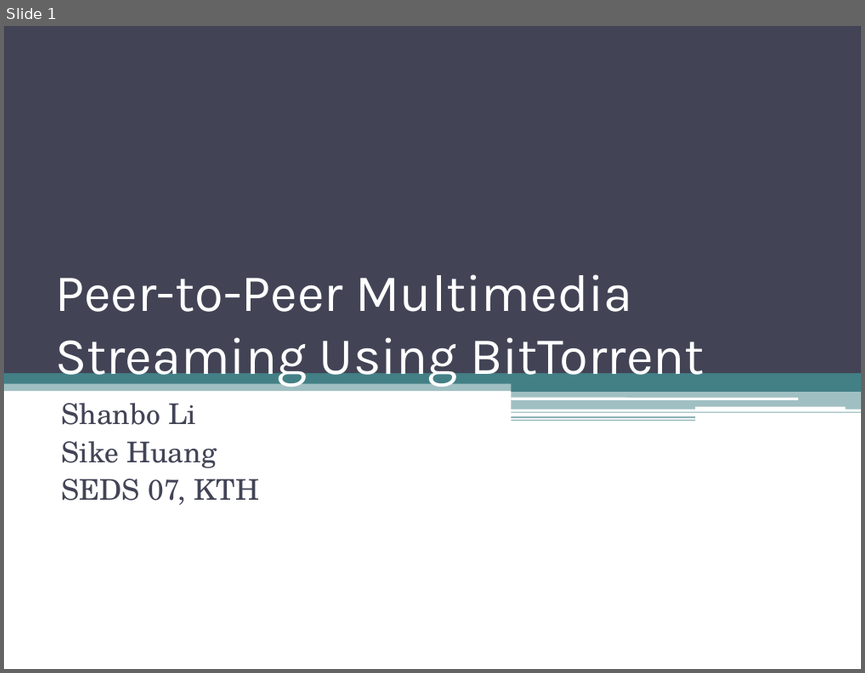
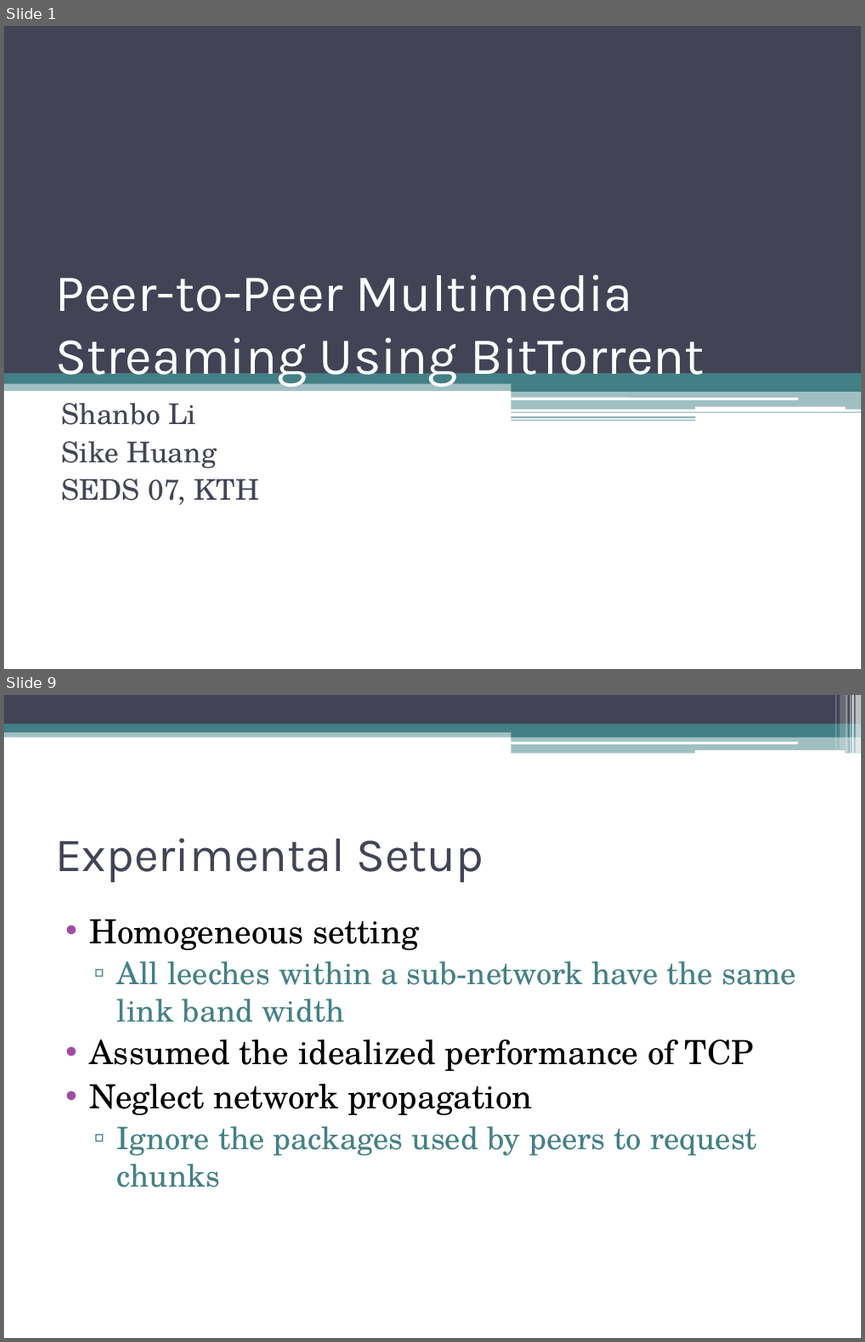
Before and after one commit to sikeh/shanbolishomework, a slide deck: Distributed Computing, Peer-to-Peer and GRIDS/final presentation/ppt/Peer-to-Peer Multimedia Streaming Using BitTorrent.pptx. Shown one above the other, each under a label of ours: slide 1 before the commit, slides 1 and 9 after it; the slides between them are not shown. The pictures are 865x673 and 865x1342 pixels, drawn with LibreOffice and Linux fonts; fonts in the diff are those of the drawing. Boxes give left, top, right and bottom in pixels: in the first picture for what was removed or moved away, otherwise in the second. Text is boxed around its words. In the diff, an @@ line names an element or a change of style, - is before the commit and + after.

```diff
--- a/Distributed Computing, Peer-to-Peer and GRIDS/final presentation/ppt/Peer-to-Peer Multimedia Streaming Using BitTorrent.pptx
+++ b/Distributed Computing, Peer-to-Peer and GRIDS/final presentation/ppt/Peer-to-Peer Multimedia Streaming Using BitTorrent.pptx
@@ slide 9 added at (x1=4, y1=695, x2=861, y2=1338), background #FFFFFF @@
@@ rectangle added at (x1=4, y1=695, x2=861, y2=724), fill #424456 @@
@@ rectangle added at (x1=835, y1=695, x2=836, y2=750), fill #FFFFFF at 30% opacity @@
@@ rectangle added at (x1=840, y1=695, x2=845, y2=750), fill #FFFFFF at 20% opacity @@
@@ rectangle added at (x1=846, y1=695, x2=848, y2=754), fill #FFFFFF at 40% opacity @@
@@ rectangle added at (x1=850, y1=695, x2=851, y2=754), fill #FFFFFF at 60% opacity @@
@@ rectangle added at (x1=851, y1=695, x2=854, y2=754), fill #FFFFFF at 65% opacity @@
@@ rectangle added at (x1=856, y1=695, x2=861, y2=754), fill #FFFFFF at 65% opacity @@
@@ rectangle added at (x1=4, y1=729, x2=861, y2=737), fill #438086 at 50% opacity @@
@@ rectangle added at (x1=4, y1=724, x2=861, y2=732), fill #438086 @@
@@ rounded rectangle added at (x1=511, y1=741, x2=797, y2=743), fill #FFFFFF @@
@@ rectangle added at (x1=511, y1=728, x2=861, y2=737), fill #438086 @@
@@ rectangle added at (x1=511, y1=736, x2=861, y2=754), fill #438086 at 50% opacity @@
@@ rounded rectangle added at (x1=694, y1=750, x2=845, y2=754), fill #FFFFFF @@
@@ title added at (x1=55, y1=838, x2=483, y2=882), 40 pt, text #424456 @@
+Experimental Setup
@@ text added at (x1=90, y1=919, x2=796, y2=1187), 26 pt, text #438086 @@
+• Homogeneous setting
+  ▫ All leeches within a sub-network have the same link band width
+• Assumed the idealized performance of TCP
+• Neglect network propagation
+  ▫ Ignore the packages used by peers to request chunks
```
Also in this commit, not shown: 6 slides changed, 4 other slides added, 3 other files.
